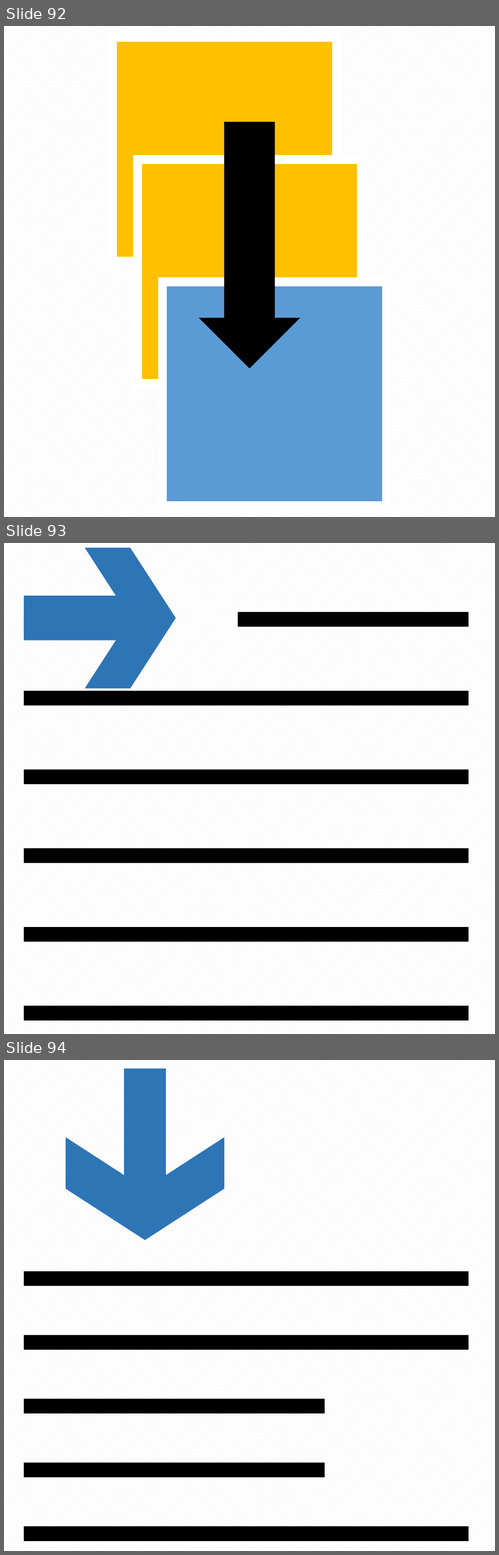
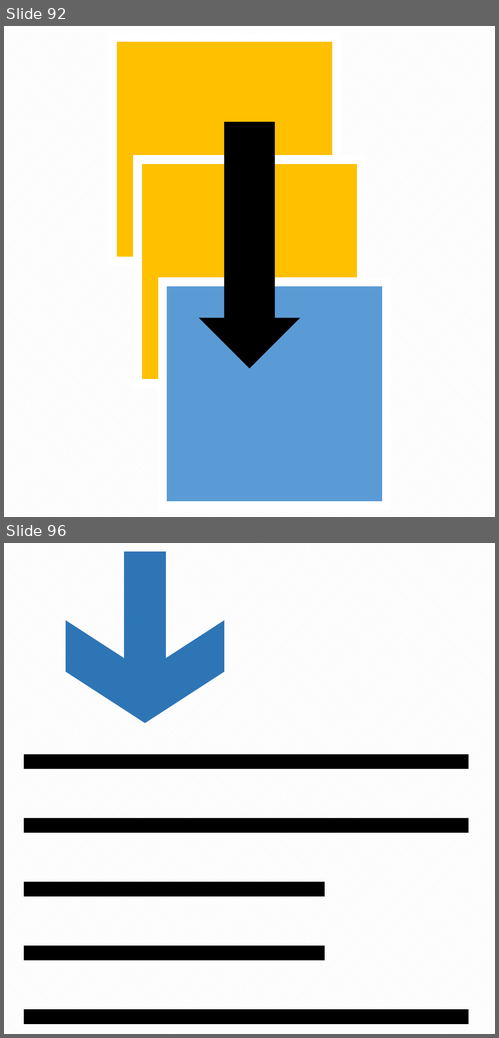
Before and after one commit to pyro-team/bkt-toolbox, a slide deck: features/dev_florian/resources/Icons.pptx. Shown one above the other, each under a label of ours: slides 92, 93 and 94 before the commit, slides 92 and 96 after it; the slides between them are not shown. The pictures are 499x1555 and 499x1038 pixels, drawn with LibreOffice and Linux fonts; fonts in the diff are those of the drawing. Boxes give left, top, right and bottom in pixels: in the first picture for what was removed or moved away, otherwise in the second. Text is boxed around its words. In the diff, an @@ line names an element or a change of style, - is before the commit and + after.

```diff
--- a/features/dev_florian/resources/Icons.pptx
+++ b/features/dev_florian/resources/Icons.pptx
@@ slide 93 removed at [4,543,495,1034], background pattern #F2F2F2 on #FFFFFF @@
@@ chevron removed at [85,548,176,689] @@
@@ rectangle removed at [24,596,133,641] @@
@@ rectangle removed at [238,612,469,627] @@
@@ rectangle removed at [24,691,469,706] @@
@@ rectangle removed at [24,770,469,785] @@
@@ rectangle removed at [24,849,469,864] @@
@@ rectangle removed at [24,928,469,943] @@
@@ rectangle removed at [24,1007,469,1021] @@
@@ what was slide 94 is now slide 96 @@
```
Also in this commit, not shown: 3 slides added, 4 other files.
